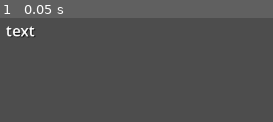
Above: before the commit, frame 1.
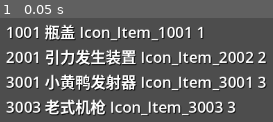
Above: after the commit, the same moment.

Repository: PamisuMyon/godot-luban-example
Game: Godot game, scene res://src/scenes/config_detail.tscn
Same seed, same stepped clock (60 frames per second), same inputs: the game is played once before the commit and once after it. Before the commit the project starts from res://src/scenes/configs_detail.tscn.
Inputs:
- Up to frame 1 (0.05 s): no input

The runs differ from the first frame. In frame 1, 24% of the frame differs, in the area x 2-98%, y 6-95%.

Commit message:
Example display

Diff:
--- a/godot-luban-project/project.godot
+++ b/godot-luban-project/project.godot
@@ -11,9 +11,13 @@
 [application]
 
 config/name="godot-luban-project"
-run/main_scene="res://src/scenes/configs_detail.tscn"
+run/main_scene="res://src/scenes/config_detail.tscn"
 config/features=PackedStringArray("4.1", "GL Compatibility")
 config/icon="res://icon.svg"
+
+[autoload]
+
+GameMain="*res://src/framework/game_main.gd"
 
 [rendering]
 
--- a/godot-luban-project/src/configs/tables/types.gd
+++ b/godot-luban-project/src/configs/tables/types.gd
@@ -15,7 +15,7 @@
 }
 
 enum EAttributeType{
-	Heath = 1, # 生命
+	Health = 1, # 生命
 	MaxHealth = 2, # 最大生命
 	Attack = 3, # 攻击
 	Defense = 4, # 防御
--- a/godot-luban-project/src/framework/game_main.gd
+++ b/godot-luban-project/src/framework/game_main.gd
@@ -3,16 +3,26 @@
 const config_json_path: String = "res://assets/configs/tables/"
 var config: Types
 
-func _ready():
+func _init() -> void:
+	# Luban classic导出后的脚本类为Types 这行将读取所有配置表
 	config = Types.new(self)
-	var item = config.TbExampleBasic.get_data(1001.)
-	print(item.id, " ", item.name, " ", item.icon_res, " ", item.type)
-	for i in config.TbExampleBasic.get_data_list():
-		print(i.id, " ", i.name, " ", i.icon_res, " ", i.type)
+	_debug_print_config()
 
 
-func load_file(file_name:String):
+## 加载配置表文件 将被Types调用
+func load_file(file_name: String):
 	var json_file = FileAccess.open("%s%s.json" % [self.config_json_path, file_name], FileAccess.READ)
 	var json_text = json_file.get_as_text()
 	json_file.close()
 	return JSON.parse_string(json_text)
+
+
+## 调试打印配置表内容
+func _debug_print_config() -> void:
+	# config.TbExampleBasic 对应配置表 ExampleBasic
+	# 通过id获取记录，这里id需要为小数 坑点之一
+	var item = config.TbExampleBasic.get_data(1001.)
+	print(item.id, " ", item.name, " ", item.icon_res, " ", item.type)
+	# 获取所有记录
+	for i in config.TbExampleBasic.get_data_list():
+		print(i.id, " ", i.name, " ", i.icon_res, " ", i.type)
--- a/godot-luban-project/src/scenes/configs_detail.tscn
+++ b/godot-luban-project/src/scenes/config_detail.tscn
@@ -1,27 +1,23 @@
-[gd_scene load_steps=4 format=3 uid="uid://c3xtfo24bxr5w"]
+[gd_scene load_steps=3 format=3 uid="uid://b8lp1qmv03408"]
 
-[ext_resource type="Script" path="res://src/framework/game_main.gd" id="1_teeij"]
-[ext_resource type="Script" path="res://src/scenes/configs_detail.gd" id="1_xpqg3"]
+[ext_resource type="Script" path="res://src/scenes/ui_config_detail.gd" id="2_7b8rx"]
 
 [sub_resource type="LabelSettings" id="LabelSettings_n5ijf"]
 font_size = 22
 shadow_color = Color(0, 0, 0, 0.862745)
 
-[node name="ConfigsDetail" type="Node"]
+[node name="ConfigDetail" type="Node"]
 
-[node name="GameMain" type="Node" parent="."]
-script = ExtResource("1_teeij")
-
-[node name="Control" type="Control" parent="."]
+[node name="UIConfigDetail" type="Control" parent="."]
 layout_mode = 3
 anchors_preset = 15
 anchor_right = 1.0
 anchor_bottom = 1.0
 grow_horizontal = 2
 grow_vertical = 2
-script = ExtResource("1_xpqg3")
+script = ExtResource("2_7b8rx")
 
-[node name="MarginContainer" type="MarginContainer" parent="Control"]
+[node name="MarginContainer" type="MarginContainer" parent="UIConfigDetail"]
 layout_mode = 1
 anchors_preset = 15
 anchor_right = 1.0
@@ -33,7 +29,7 @@
 theme_override_constants/margin_right = 20
 theme_override_constants/margin_bottom = 20
 
-[node name="LabelInfo" type="Label" parent="Control/MarginContainer"]
+[node name="LabelInfo" type="Label" parent="UIConfigDetail/MarginContainer"]
 layout_mode = 2
 size_flags_vertical = 1
 text = "text"
--- a/godot-luban-project/src/scenes/configs_detail.gd
+++ /dev/null
@@ -1,7 +0,0 @@
-extends Control
-
-
-@onready var label_info: Label = $MarginContainer/LabelInfo
-
-func _ready():
-	pass
--- /dev/null
+++ b/godot-luban-project/src/scenes/ui_config_detail.gd
@@ -0,0 +1,11 @@
+extends Control
+
+
+@onready var label_info: Label = $MarginContainer/LabelInfo
+
+func _ready() -> void:
+	var text = ""
+	# 显示所有记录
+	for i in GameMain.config.TbExampleBasic.get_data_list():
+		text += "%d %s %s %d\n" % [i.id, i.name, i.icon_res, i.type]
+	label_info.text = text
Not shown, removed: godot-luban-data/Configs/D-道具.xlsx
Not shown, changed: godot-luban-data/Configs/Data/__enums__.xlsx
Not shown, removed: godot-luban-data/Configs/S-属性定义.xlsx
